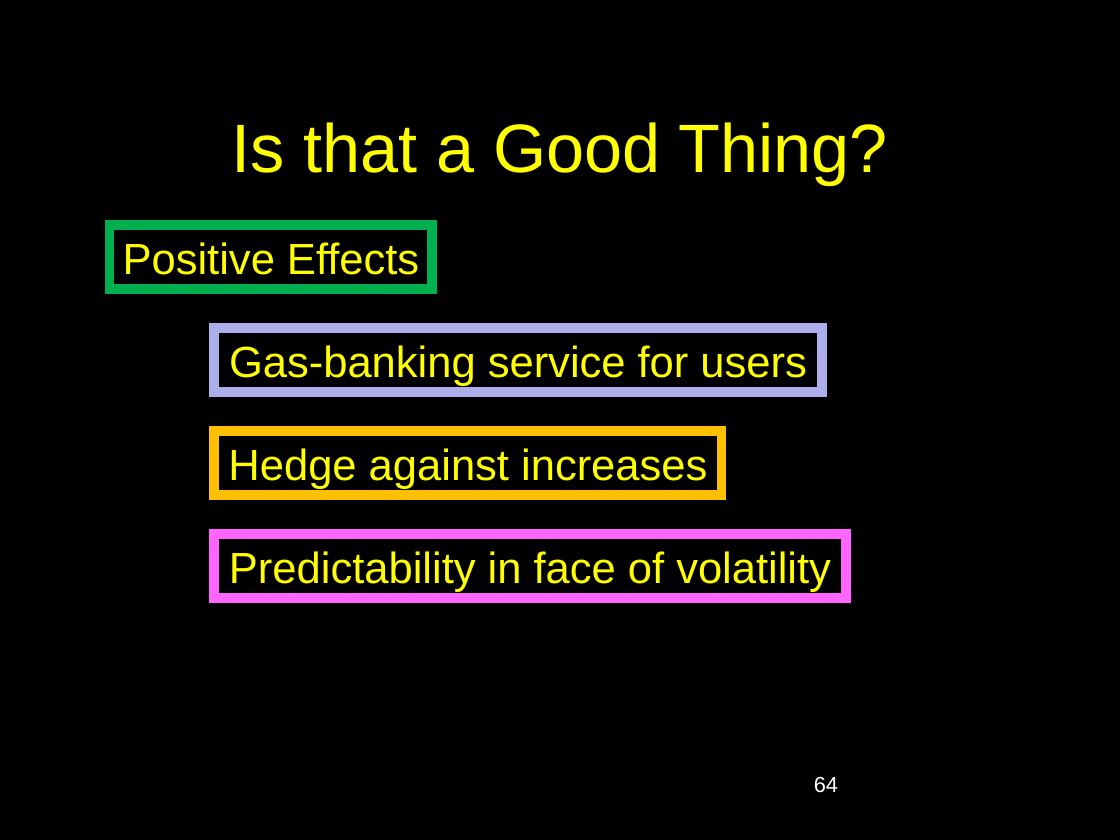
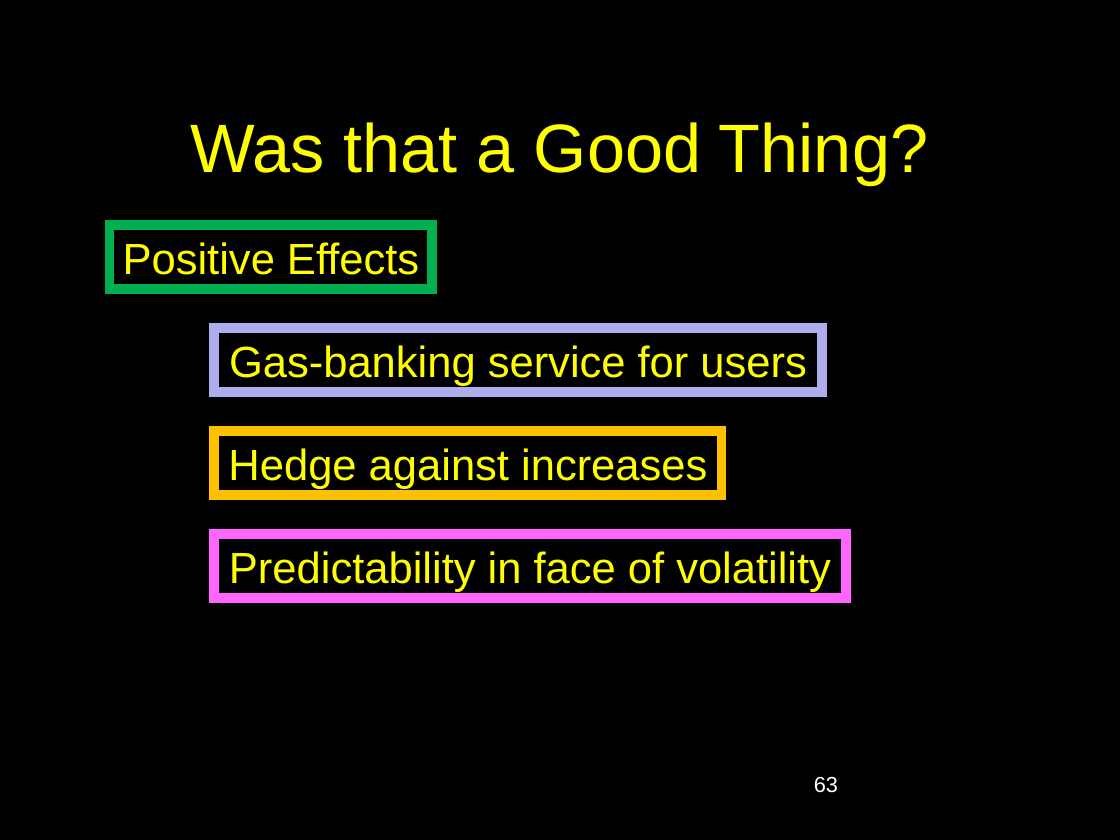
Before and after one commit to jadsmaeil/csci1951l, a slide deck: slide 63 of public/lecture-5-evm.pptx (slide 64 before the commit). Drawn at 1120x840 pixels with LibreOffice and Linux fonts; fonts in the diff are those of the drawing. Boxes give left, top, right and bottom in pixels: in the first picture for what was removed or moved away, otherwise in the second. Text is boxed around its words. In the diff, an @@ line names an element or a change of style, - is before the commit and + after.

```diff
--- a/public/lecture-5-evm.pptx
+++ b/public/lecture-5-evm.pptx
@@ title at (x1=191, y1=122, x2=928, y2=184): text changed @@
-Is that a Good Thing?
+Was that a Good Thing?
@@ page number at (x1=814, y1=776, x2=838, y2=793): text changed @@
-64
+63
```
Also in this commit, not shown: 15 other slides changed, 1 slide added, 3 slides removed, 1 other file.
